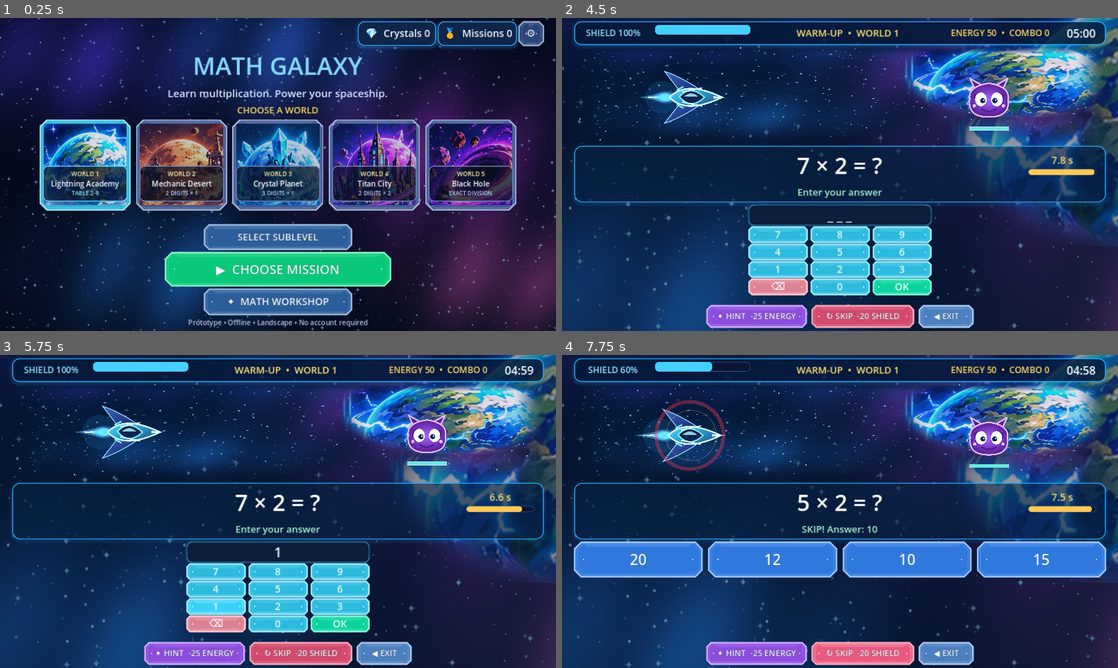
Above: before the commit, frames 1-4 (two rows, left to right).
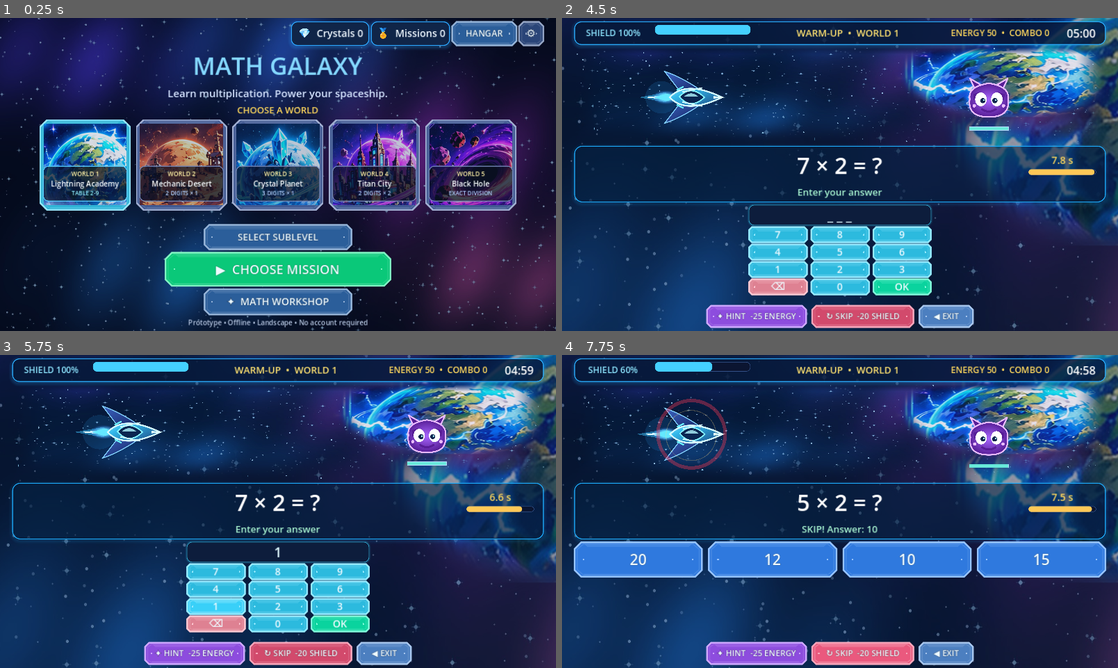
Above: after the commit, the same moments.

Repository: trun0ff/math-galaxy
Game: Godot game, scene res://scenes/Main.tscn
Same seed, same stepped clock (60 frames per second), same inputs: the game is played once before the commit and once after it.
Inputs (mouse positions are in pixels of both pictures, inside the frame that each line leads up to):
- Up to frame 1 (0.25 s): no input
- Up to frame 2 (4.5 s): click (1045, 33) at 0.5 s, where only the run after the commit has a clickable "HANGAR"; click (840, 30) at 1.25 s, where only the run after the commit has a clickable "◀ GALAXY"; click "SELECT SUBLEVEL" at 2 s; click "BACK" at 2.75 s; click "▶ CHOOSE MISSION" at 3.5 s; click "PRACTICE NEXT SKILL" at 4.25 s
- Up to frame 3 (5.75 s): click "1" at 5 s
- Up to frame 4 (7.75 s): click "OK" at 5.75 s; click "OK" at 6.5 s; click "↻ SKIP -20 SHIELD" at 7.25 s

The runs differ from the first frame. In frame 1, 2.1% of the frame differs, in the area x 52-94%, y 0-10%; in frame 2, 0.1%; in frame 3, 0.1%; in frame 4, 1.0%.

Commit message:
Add hangar, persistent rewards and ship upgrades

Diff:
--- /dev/null
+++ b/scripts/Hangar.gd
@@ -0,0 +1,42 @@
+extends RefCounted
+
+const REWARDS = preload("res://scripts/RewardManager.gd")
+
+static func show(host: Control, notice: String = "") -> void:
+	REWARDS.migrate(host.progress)
+	host.screen = "hangar"
+	var root: VBoxContainer = host.build_root(host.MENU_GALAXY)
+	root.add_child(host.make_button("◀ GALAXY", host.show_menu, Color("425d88"), 180, 48, 20))
+	root.add_child(host.make_label("HANGAR  •  %d CRYSTALS" % int(host.progress.coins), 34, Color("84d8ff")))
+	root.add_child(host.make_label("Complete missions: +40. New day: +30. Difficult facts: +25. Accuracy progress: +30.", 18))
+	root.add_child(host.make_label("Upgrades help your ship. Knowledge grows only through your answers.", 18))
+	if not notice.is_empty(): root.add_child(host.make_label(notice, 20, Color("ffd85b")))
+	var scroll := ScrollContainer.new()
+	scroll.size_flags_vertical = Control.SIZE_EXPAND_FILL
+	root.add_child(scroll)
+	var content := VBoxContainer.new()
+	content.size_flags_horizontal = Control.SIZE_EXPAND_FILL
+	content.add_theme_constant_override("separation", 10)
+	scroll.add_child(content)
+	content.add_child(host.make_button("EQUIP ORIGINAL HULL", func(): host.equip_hangar("default"), Color("2865ad"), 250, 44, 18))
+	for id in REWARDS.CATALOG:
+		var item: Dictionary = REWARDS.CATALOG[id]
+		var row := HBoxContainer.new()
+		content.add_child(row)
+		var owned: bool = host.progress.rewards.owned.has(id)
+		var caption := "%s — %s" % [item.name, item.description]
+		var label: Label = host.make_label(caption, 20)
+		label.size_flags_horizontal = Control.SIZE_EXPAND_FILL
+		row.add_child(label)
+		var cosmetic: bool = id in ["violet", "gold"]
+		var text := "EQUIPPED" if host.progress.rewards.equipped == id else "EQUIP" if owned and cosmetic else "OWNED" if owned else "%d CRYSTALS" % int(item.cost)
+		var button: Button = host.make_button(text, func(): host.buy_hangar(id), Color("2865ad"), 200, 52, 18)
+		button.disabled = (owned and not cosmetic) or host.progress.rewards.equipped == id or (not owned and int(host.progress.coins) < int(item.cost))
+		row.add_child(button)
+	content.add_child(host.make_label("ACHIEVEMENTS  (+25 each, once)", 24, Color("ffd85b")))
+	for id in REWARDS.ACHIEVEMENTS:
+		content.add_child(host.make_label(("✓ " if host.progress.rewards.achievements.has(id) else "○ ") + str(REWARDS.ACHIEVEMENTS[id]), 20))
+	content.add_child(host.make_label("PERSONAL RECORDS (completed missions)", 24, Color("84d8ff")))
+	for key in host.progress.rewards.records:
+		var record: Dictionary = host.progress.rewards.records[key]
+		content.add_child(host.make_label("World %s: best accuracy %s • most correct %d" % [key, "%.0f%%" % (100 * float(record.accuracy)) if record.has("accuracy") else "needs 10 answers", int(record.hits)], 20))
--- a/scripts/Main.gd
+++ b/scripts/Main.gd
@@ -1,4 +1,7 @@
 extends Control
+
+const REWARD_MANAGER = preload("res://scripts/RewardManager.gd")
+const HANGAR = preload("res://scripts/Hangar.gd")
 
 const PARENT_DATA = preload("res://scripts/ParentData.gd")
 const PARENT_UI = preload("res://scripts/ParentDashboard.gd")
@@ -39,6 +42,8 @@
 var hits: int = 0
 var misses: int = 0
 var coins_earned: int = 0
+var difficult_facts: Dictionary = {}
+var repair_used := false
 var question: Dictionary = {}
 var queue: Array[Dictionary] = []
 var input_mode: String = "numeric"
@@ -255,6 +260,7 @@
 	top.add_child(make_stat_chip("💎", "Crystals %d" % progress.get("coins",0)))
 	top.add_child(make_stat_chip("🏅", "Missions %d" % progress.get("missions",0)))
 	var settings := make_button("⚙", open_parent, Color("274784"), 58, 56, 24)
+	top.add_child(make_button("HANGAR", show_hangar, Color("2865ad"), 150, 56, 20))
 	top.add_child(settings)
 	root.add_child(top)
 	root.add_child(make_label("MATH GALAXY", 56, Color("84d8ff")))
@@ -630,11 +636,15 @@
 func start_mission() -> void:
 	MISSION_LENGTH = PARENT_DATA.duration(progress)
 	PHASE_LIMITS = [35.0, 85.0, 235.0, 280.0, 300.0].map(func(v): return v * MISSION_LENGTH / 300.0)
-	progress["mission_sequence"] = int(progress.get("mission_sequence", 0)) + 1
+	REWARD_MANAGER.migrate(progress)
+	progress["mission_sequence"] = maxi(int(progress.get("mission_sequence", 0)), int(progress.rewards.settled)) + 1
+	save_progress()
+	difficult_facts.clear()
+	repair_used = false
 	elapsed = 0.0
 	phase = 0
 	shield = 100
-	energy = 50
+	energy = 65 if progress.rewards.owned.has("battery") else 50
 	combo = 0
 	hits = 0
 	misses = 0
@@ -733,6 +743,10 @@
 	footer.add_child(make_button("✦ HINT  -25 ENERGY", use_hint, Color("9d50ff"), 230, 51, 19))
 	footer.add_child(make_button("↻ SKIP  -20 SHIELD", func(): resolve_answer(-1, "skip"), Color("f04d76"), 235, 51, 19))
 	footer.add_child(make_button("◀ EXIT", exit_mission, Color("4f8cdb"), 125, 51, 19))
+	if progress.rewards.owned.has("repair"):
+		footer.add_child(make_button("REPAIR +15", use_repair, Color("2865ad"), 160, 51, 18))
+	art.set("ship_tint", Color("c89aff") if progress.rewards.equipped == "violet" else Color("ffe080") if progress.rewards.equipped == "gold" else Color.WHITE)
+	update_hud()
 	update_phase_label()
 
 func style_progress(bar: ProgressBar, fill: Color) -> void:
@@ -764,7 +778,7 @@
 	timer_bar.value = maxf(0.0, question_limit - question_elapsed)
 
 func choose_question() -> Dictionary:
- # Spiral review is deliberately excluded from level evidence and challenges.
+	# Spiral review is deliberately excluded from level evidence and challenges.
 	if not level_practice and not PROGRESSION.is_final(world, level) and randf() < 0.15:
 		var previous_world: int = PROGRESSION.review_world(world, level)
 		if previous_world > 0:
@@ -876,6 +890,8 @@
 	var fast: bool = question_elapsed <= question_limit * 0.45 and not hint_used
 	var skill_key: String = question["key"]
 	var skills: Dictionary = progress["skills"]
+	if correct and input_mode == "numeric" and not hint_used and int(skills.get(skill_key, {}).get("wrong", 0)) > 0:
+		difficult_facts[skill_key] = true
 	var stats: Dictionary = LEARNING_ENGINE.record(skills.get(skill_key, {}), correct, reason, question_elapsed, input_mod …(189 unchanged characters)…
 	if keypad != null:
 		keypad.call("flash", correct)
@@ -886,7 +902,7 @@
 		shield = mini(100, shield + 5 + (10 if combo % 5 == 0 else 0))
 		var reward: int = 10 + (5 if fast else 0)
 		coins_earned += reward
-		feedback.text = "DIRECT HIT! +%d crystals" % reward
+		feedback.text = "DIRECT HIT! +%d pending crystals" % reward
 		art.call("hit_enemy")
 	else:
 		misses += 1
@@ -916,6 +932,7 @@
 func fail_mission() -> void:
 	if finished: return
 	finished = true
+	REWARD_MANAGER.settle(progress, int(progress.mission_sequence), false, hits, misses, 0, 0, Time.get_date_string_from_system(true), world)
 	PARENT_DATA.mission(progress, world, level, elapsed, hits, misses, false)
 	question_active = false
 	transition_delay = 0.0
@@ -945,7 +962,8 @@
 	finished = true
 	PARENT_DATA.mission(progress, world, level, elapsed, hits, misses, true)
 	question_active = false
-	progress["coins"] = int(progress.get("coins",0)) + coins_earned
+	var payout: Dictionary = REWARD_MANAGER.settle(progress, int(progress.mission_sequence), true, hits, misses, coins_earned, difficult_facts.size(), Time.get_date_string_from_system(true), world)
+	coins_earned = int(payout.amount)
 	progress["missions"] = int(progress.get("missions",0)) + 1
 	var passed: bool = false
 	if not level_practice:
@@ -960,6 +978,9 @@
 	root.add_child(make_label("World %d: %s" % [world,WORLD_NAMES[world - 1]], 26))
 	root.add_child(make_label("Correct: %d        Missed: %d        Shield: %d%%" % [hits,misses,shield], 31))
 	root.add_child(make_label("+%d crystals    •    %d questions awaiting review" % [coins_earned,queue.size()], 29, Color("7dd3fc")))
+	var reward_note := make_label(str(payout.details), 17, Color("ffd85b"))
+	reward_note.autowrap_mode = TextServer.AUTOWRAP_WORD_SMART
+	root.add_child(reward_note)
 	root.add_child(make_label("SUBLEVEL PASSED" if passed else "Practice completed - challenge needs more independent answers" if level_practice else "More independent evidence needed - retry this level", 21, Color("a7f3d0")))
 	root.add_child(make_button("◀  RETURN TO GALAXY", show_menu, Color("00e485"), 280, 68, 24))
 	var sp2 := Control.new()
@@ -971,7 +992,7 @@
 	fail_mission()
 
 func save_progress() -> void:
-	progress["schema_version"] = 10
+	REWARD_MANAGER.migrate(progress)
 	PARENT_DATA.write_save(SAVE_PATH, progress)
 
 func load_progress() -> void:
@@ -988,7 +1009,7 @@
 		progress["legacy_unlocked_world"] = int(progress.get("unlocked_world", 1))
 	if not progress.has("completed_levels"): progress["completed_levels"] = {}
 	if not progress.has("level_evidence"): progress["level_evidence"] = {}
-	progress["schema_version"] = 10
+	REWARD_MANAGER.migrate(progress)
 
 func record_workshop_attempt(correct: bool, reason: String) -> void:
 	var q: Dictionary = workshop_session["question"]
@@ -1025,3 +1046,37 @@
 	panel.set_script(PARENT_UI)
 	add_child(panel)
 	panel.call("setup", self)
+
+func show_hangar() -> void:
+	HANGAR.show(self)
+
+func buy_hangar(id: String) -> void:
+	REWARD_MANAGER.migrate(progress)
+	if progress.rewards.owned.has(id):
+		equip_hangar(id)
+		return
+	var before := progress.duplicate(true)
+	if not REWARD_MANAGER.purchase(progress, id):
+		HANGAR.show(self, "Not enough crystals or already owned")
+		return
+	if not PARENT_DATA.write_save(SAVE_PATH, progress):
+		progress = before
+		HANGAR.show(self, "Could not save purchase. Crystals returned.")
+		return
+	HANGAR.show(self, "Unlocked!" )
+
+func equip_hangar(id: String) -> void:
+	var before := progress.duplicate(true)
+	if REWARD_MANAGER.equip(progress, id):
+		if not PARENT_DATA.write_save(SAVE_PATH, progress):
+			progress = before
+			HANGAR.show(self, "Could not save selection")
+			return
+	HANGAR.show(self)
+
+func use_repair() -> void:
+	if screen != "battle" or finished or pending_defeat or repair_used or not progress.rewards.owned.has("repair"): return
+	repair_used = true
+	shield = mini(100, shield + 15)
+	feedback.text = "Repair pulse used (+15 shield)"
+	update_hud()
--- a/scripts/ParentData.gd
+++ b/scripts/ParentData.gd
@@ -75,14 +75,22 @@
 	if not value is Dictionary or not value.get("skills") is Dictionary: return false
 	if not valid_tree(value): return false
 	if value.has("missions") and not (value.missions is int or value.missions is float): return false
-	if int(value.get("schema_version", 0)) > 10: return false
-	for key in ["skills", "strategies", "workshop_steps", "completed_levels", "level_evidence", "parent_settings", "diagnostics", "parent_pin", "learning_config", "workshop_clean_streak", "workshop_totals"]:
+	if int(value.get("schema_version", 0)) > 11: return false
+	for key in ["skills", "strategies", "workshop_steps", "completed_levels", "level_evidence", "parent_settings", "diagnostics", "parent_pin", "learning_config", "workshop_clean_streak", "workshop_totals", "rewards"]:
 		if value.has(key) and not value[key] is Dictionary: return false
 	for key in ["mission_history", "workshop_history"]:
 		if value.has(key) and not value[key] is Array: return false
 	for key in ["skills", "strategies", "workshop_steps", "diagnostics", "level_evidence"]:
 		for item in value.get(key, {}).values():
 			if not item is Dictionary: return false
+	var rewards: Dictionary = value.get("rewards", {})
+	for key in ["owned", "achievements", "days", "records"]:
+		if rewards.has(key) and not rewards[key] is Dictionary: return false
+	if rewards.has("settled") and (not (rewards.settled is int or rewards.settled is float) or not is_finite(float(rewards.settled)) or float(rewards.settled) < 0): return false
+	if rewards.has("equipped") and not rewards.equipped is String: return false
+	for record in rewards.get("records", {}).values():
+		if not record is Dictionary: return false
+		if record.has("accuracy") and (not (record.accuracy is int or record.accuracy is float) or not is_finite(float(record.accuracy)) or float(record.accuracy) < 0 or float(record.accuracy) > 1): return false
 	var settings: Dictionary = value.get("parent_settings", {})
 	if settings.has("duration") and not (settings.duration is float or settings.duration is int): return false
 	if settings.has("limits"):
--- /dev/null
+++ b/scripts/RewardManager.gd
@@ -0,0 +1,67 @@
+extends RefCounted
+
+const CATALOG = {
+	"violet": {"name": "Violet hull", "cost": 180, "description": "Cosmetic ship colour"},
+	"gold": {"name": "Golden hull", "cost": 300, "description": "Cosmetic ship colour"},
+	"battery": {"name": "Energy reserve", "cost": 220, "description": "+15 starting hint energy (one upgrade)"},
+	"repair": {"name": "Repair pulse", "cost": 260, "description": "Restore 15 shield once per mission (one upgrade)"}
+}
+const ACHIEVEMENTS = {"first": "First completed mission", "accurate": "At least 90% accuracy (10 answers)", "return": "Completed practice on 3 different days", "courage": "Returned to a difficult fact", "progress": "Improved personal accuracy"}
+
+static func migrate(p: Dictionary) -> void:
+	p["coins"] = maxi(0, int(p.get("coins", 0)))
+	var r: Dictionary = p.get("rewards", {})
+	for key in ["owned", "achievements", "days", "records"]:
+		if not r.get(key) is Dictionary: r[key] = {}
+	r["settled"] = maxi(int(r.get("settled", 0)), 0)
+	r["equipped"] = str(r.get("equipped", "default"))
+	p["rewards"] = r
+	p["schema_version"] = 11
+
+static func purchase(p: Dictionary, id: String) -> bool:
+	migrate(p)
+	if not CATALOG.has(id) or p.rewards.owned.has(id): return false
+	var cost: int = int(CATALOG[id].cost)
+	if int(p.coins) < cost: return false
+	p.coins = int(p.coins) - cost
+	p.rewards.owned[id] = true
+	return true
+
+static func equip(p: Dictionary, id: String) -> bool:
+	migrate(p)
+	if id != "default" and (id not in ["violet", "gold"] or not p.rewards.owned.has(id)): return false
+	p.rewards.equipped = id
+	return true
+
+static func settle(p: Dictionary, mission: int, won: bool, hits: int, misses: int, base: int, difficult: int, day: String, world: int) -> Dictionary:
+	migrate(p)
+	var r: Dictionary = p.rewards
+	if mission <= int(r.settled): return {"amount": 0, "details": "Already settled"}
+	r.settled = mission
+	if not won: return {"amount": 0, "details": "No reward for an unfinished mission"}
+	var amount := maxi(0, base) + 40
+	var details := "Completion +40"
+	var accuracy := float(hits) / maxi(1, hits + misses)
+	var record: Dictionary = r.records.get(str(world), {})
+	var improved := hits + misses >= 10 and record.has("accuracy") and accuracy > float(record.accuracy)
+	if not r.days.has(day):
+		r.days[day] = true
+		amount += 30
+		details += " | New practice day +30"
+	if difficult > 0:
+		amount += 25
+		details += " | Difficult facts +25"
+	if improved:
+		amount += 30
+		details += " | Accuracy progress +30"
+	var eligible := {"first": true, "accurate": hits + misses >= 10 and accuracy >= 0.9, "return": r.days.size() >= 3, "courage": difficult > 0, "progress": improved}
+	for id in eligible:
+		if eligible[id] and not r.achievements.has(id):
+			r.achievements[id] = true
+			amount += 25
+			details += " | " + str(ACHIEVEMENTS[id]) + " +25"
+	if hits + misses >= 10: record["accuracy"] = maxf(float(record.get("accuracy", 0)), accuracy)
+	record["hits"] = maxi(int(record.get("hits", 0)), hits)
+	r.records[str(world)] = record
+	p.coins = int(p.coins) + amount
+	return {"amount": amount, "details": details}
--- a/scripts/SpaceScene.gd
+++ b/scripts/SpaceScene.gd
@@ -19,6 +19,7 @@
 const PLAYER_TEXTURE = preload("res://assets/battle/player.png")
 const ENEMY_TEXTURES = [preload("res://assets/battle/enemy_1.png"), preload("res://assets/battle/enemy_2.png"), preload("res://assets/battle/enemy_3.png")]
 const WORLD_BACKGROUNDS = [preload("res://assets/battle/world_1_background_fade.png"), preload("res://assets/battle/wor …(207 unchanged characters)…
+var ship_tint := Color.WHITE
 var current_world: int = 1
 
 func set_world(idx: int) -> void:
@@ -131,7 +132,7 @@
 		draw_circle(ship + Vector2(-68, 0), 32.0 + flame * 0.3, Color(0.16, 0.65, 1.0, 0.14))
 		draw_colored_polygon(PackedVector2Array([ship + Vector2(-57, -12), ship + Vector2(-102 - flame, 0), ship + Vector2(-57, 12)]), Color(0.25, 0.78, 1.0, 0.48))
 		draw_colored_polygon(PackedVector2Array([ship + Vector2(-62, -5), ship + Vector2(-95 - flame * 0.65, 0), ship + Vector2(-62, 5)]), Color("e5ffff"))
-		draw_texture_rect(PLAYER_TEXTURE, Rect2(ship - Vector2(93, 93), Vector2(186, 186)), false)
+		draw_texture_rect(PLAYER_TEXTURE, Rect2(ship - Vector2(93, 93), Vector2(186, 186)), false, ship_tint)
 	if enemy_defeated <= 0.0:
 		var enemy_scale: float = (1.35 if boss_mode else 1.0) * (1.0 + sin(time_passed * 3.0) * 0.025)
 		var enemy_size := Vector2(125.0, 125.0) * enemy_scale
--- /dev/null
+++ b/tests/test_hangar.gd
@@ -0,0 +1,40 @@
+extends SceneTree
+const MAIN = preload("res://scripts/Main.gd")
+func _initialize() -> void:
+	call_deferred("run")
+func run() -> void:
+	var host := Control.new()
+	host.set_script(MAIN)
+	root.add_child(host)
+	host.progress = {"coins": 1500, "skills": {}}
+	host.show_hangar()
+	host.buy_hangar("gold")
+	host.equip_hangar("gold")
+	host.buy_hangar("battery")
+	host.buy_hangar("repair")
+	host.show_hangar()
+	assert(host.progress.coins == 720)
+	host.start_mission()
+	assert(host.energy == 65)
+	assert(host.art.ship_tint == Color("ffe080"))
+	host.shield = 50
+	host.use_repair()
+	assert(host.shield == 65)
+	host.use_repair()
+	assert(host.shield == 65)
+	var balance: int = host.progress.coins
+	host.fail_mission()
+	assert(host.progress.coins == balance)
+	host.start_mission()
+	host.hits = 10
+	host.finish_mission()
+	balance = host.progress.coins
+	host.finish_mission()
+	host.show_hangar()
+	assert(host.progress.coins == balance)
+	host.load_progress()
+	assert(host.progress.coins == balance)
+	host.queue_free()
+	await process_frame
+	print("Hangar integration tests passed")
+	quit()
--- /dev/null
+++ b/tests/test_rewards.gd
@@ -0,0 +1,40 @@
+extends SceneTree
+const R = preload("res://scripts/RewardManager.gd")
+const DATA = preload("res://scripts/ParentData.gd")
+func _initialize() -> void:
+	var p := {"coins": 179, "skills": {}, "missions": 4}
+	R.migrate(p)
+	assert(p.coins == 179 and p.missions == 4 and DATA.validate(p))
+	assert(not R.purchase(p, "violet"))
+	assert(p.coins == 179)
+	p.coins = 500
+	assert(R.purchase(p, "violet"))
+	assert(p.coins == 320)
+	assert(not R.purchase(p, "violet"))
+	assert(not R.purchase(p, "unknown"))
+	assert(not R.equip(p, "gold"))
+	assert(R.equip(p, "violet"))
+	var skills: Dictionary = p.skills.duplicate(true)
+	var award := R.settle(p, 1, true, 9, 1, 100, 1, "2026-10-29", 1)
+	assert(award.amount == 270)
+	var balance: int = p.coins
+	assert(R.settle(p, 1, true, 9, 1, 100, 1, "2026-10-29", 1).amount == 0)
+	assert(R.settle(p, 2, false, 20, 0, 300, 1, "2026-10-30", 1).amount == 0)
+	assert(p.coins == balance and p.rewards.days.size() == 1)
+	assert(p.rewards.achievements.has("accurate"))
+	assert(R.settle(p, 2, true, 20, 0, 300, 1, "2026-10-30", 1).amount == 0)
+	var restored: Dictionary = JSON.parse_string(JSON.stringify(p))
+	R.migrate(restored)
+	assert(DATA.validate(restored))
+	assert(R.settle(restored, 1, true, 20, 0, 300, 1, "2026-10-30", 1).amount == 0)
+	assert(R.settle(restored, 3, true, 10, 0, 100, 0, "2026-10-30", 1).amount == 225)
+	R.settle(restored, 4, true, 1, 0, 10, 0, "2026-10-31", 1)
+	assert(restored.rewards.achievements.has("return"))
+	assert(restored.skills == skills)
+	assert(DATA.write_save("user://reward_test.json", restored))
+	var disk: Dictionary = JSON.parse_string(FileAccess.get_file_as_string("user://reward_test.json"))
+	assert(disk.coins == restored.coins)
+	assert(R.settle(disk, 4, true, 1, 0, 10, 0, "2026-10-31", 1).amount == 0)
+	DirAccess.remove_absolute("user://reward_test.json")
+	print("Reward tests passed")
+	quit()
Not shown, added: scripts/Hangar.gd.uid
Not shown, added: scripts/RewardManager.gd.uid
Not shown, added: tests/test_hangar.gd.uid
Not shown, added: tests/test_parent.gd.uid
Not shown, added: tests/test_parent_ui.gd.uid
Not shown, added: tests/test_rewards.gd.uid
